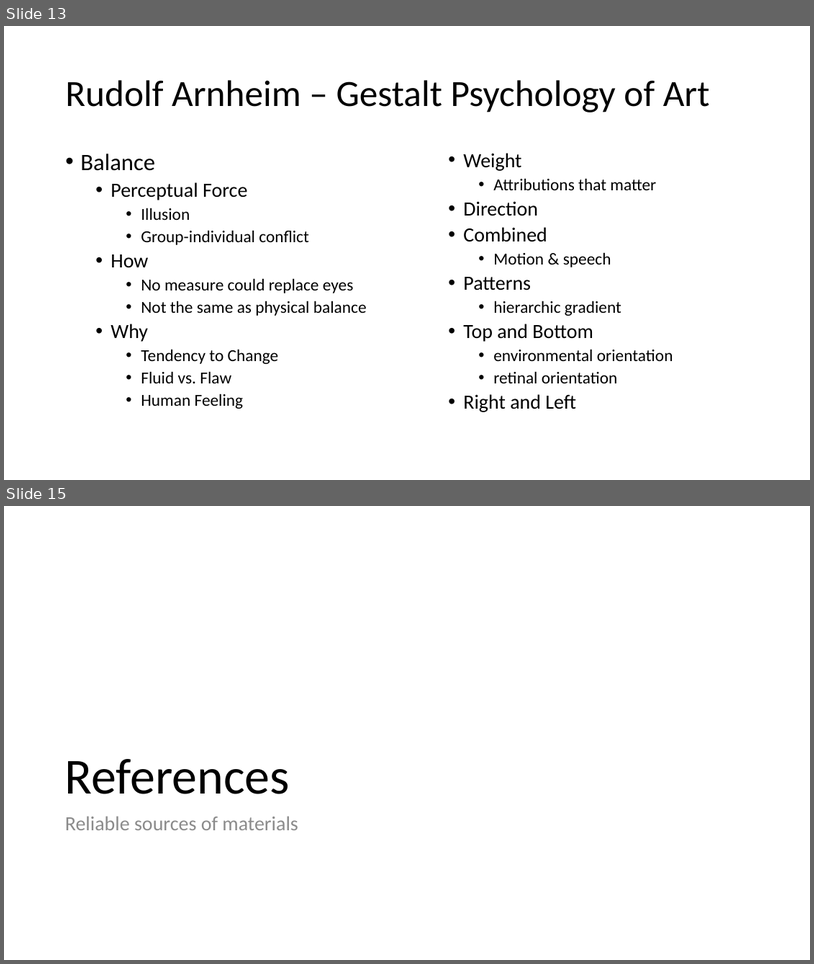
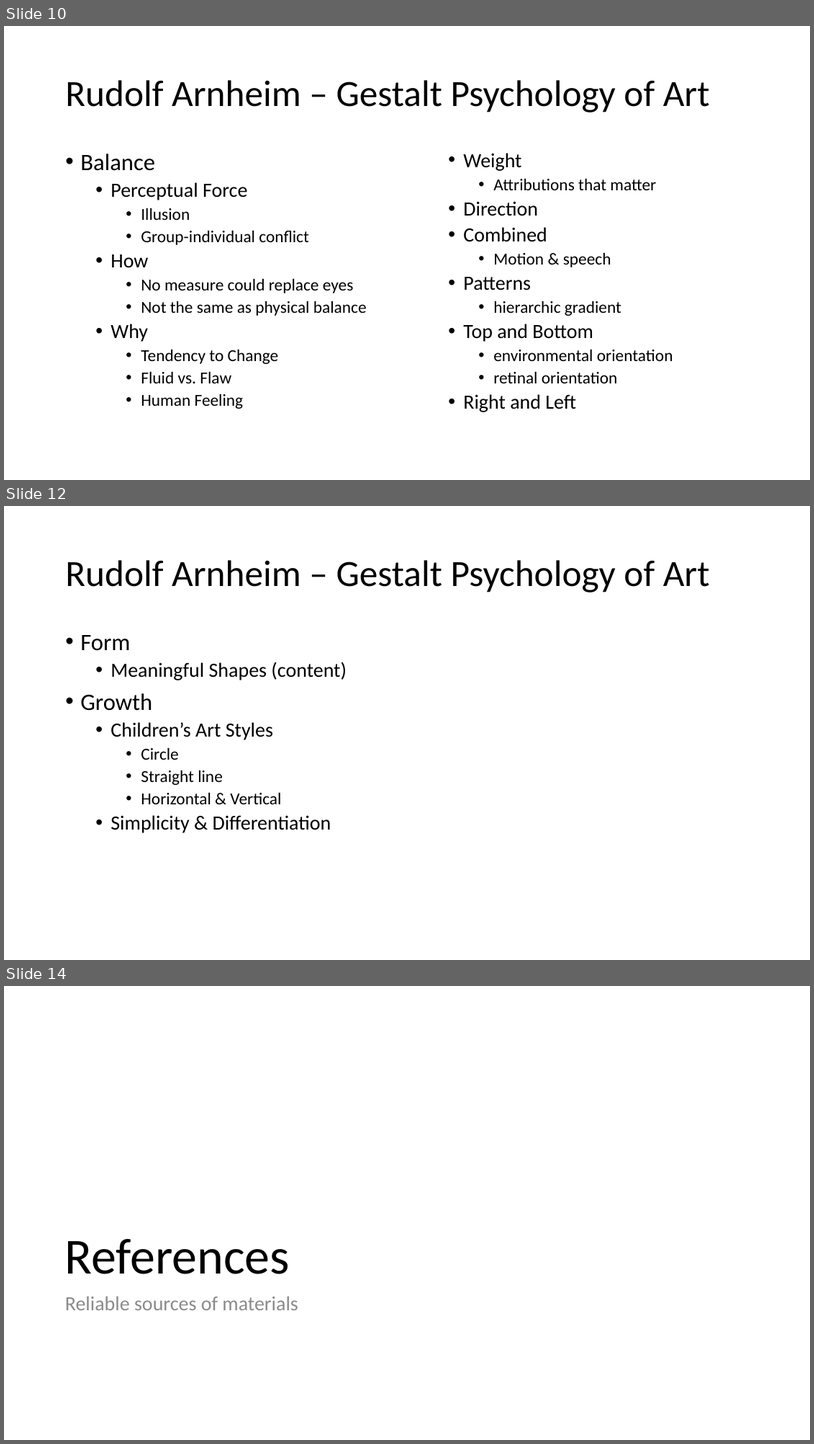
Before and after one commit to PatriciaXiao/Conclusion, a slide deck: Conclusion.pptx. Shown one above the other, each under a label of ours: slides 13 and 15 before the commit, slides 10, 12 and 14 after it; the slides between them are not shown. The pictures are 814x964 and 814x1444 pixels, drawn with LibreOffice and Linux fonts; fonts in the diff are those of the drawing. Boxes give left, top, right and bottom in pixels: in the first picture for what was removed or moved away, otherwise in the second. Text is boxed around its words. In the diff, an @@ line names an element or a change of style, - is before the commit and + after.

Commit message:
11242015
Shape Done; new psychologist (Paul) that might have conducted useful
experiments was found.

```diff
--- a/Conclusion.pptx
+++ b/Conclusion.pptx
@@ slide 12 added at [4, 506, 810, 960], background #FFFFFF @@
@@ title added at [65, 560, 710, 592], 44 pt, text #000000 @@
+Rudolf Arnheim – Gestalt Psychology of Art
@@ text added at [80, 635, 347, 833], 24 pt, text #000000 @@
+• Form
+  • Meaningful Shapes (content)
+• Growth
+  • Children’s Art Styles
+    • Circle
+    • Straight line
+    • Horizontal & Vertical
+  • Simplicity & Differentiation
@@ what was slide 13 is now slide 10 @@
@@ what was slide 15 is now slide 14 @@
```
Also in this commit, not shown: 2 slides changed, 1 other slide added, 3 slides removed, 3 other files.
